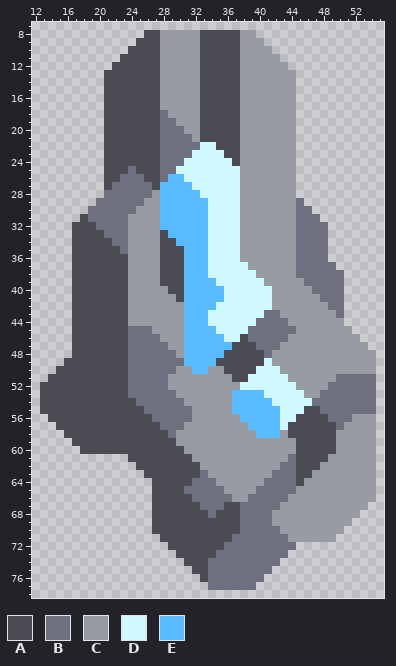
Sprite sheet: assets/sprites/units/genesis/weapons/align-primer.png. The picture above was drawn from the file before the commit.
The file is 66x90 pixels. Shown: x 12..55, y 7..78.
Palette (. is transparent): A #4a4b53  B #6e7080  C #989aa4  D #cff9ff  E #59bbff
Pixels before, first column x 13:
 8 .............AACCCCCAAAAACC...............
 9 ............AAACCCCCAAAAACCC..............
10 ...........AAAACCCCCAAAAACCCC.............
11 ..........AAAAACCCCCAAAAACCCCC............
12 .........AAAAAACCCCCAAAAACCCCCC...........
13 ........AAAAAAACCCCCAAAAACCCCCCC..........
14 ........AAAAAAACCCCCAAAAACCCCCCC..........
15 ........AAAAAAACCCCCAAAAACCCCCCC..........
16 ........AAAAAAACCCCCAAAAACCCCCCC..........
17 ........AAAAAAACCCCCAAAAACCCCCCC..........
18 ........AAAAAAABCCCCAAAAACCCCCCC..........
19 ........AAAAAAABBCCCAAAAACCCCCCC..........
20 ........AAAAAAABBBCCAAAAACCCCCCC..........
21 ........AAAAAAABBBBCAAAAACCCCCCC..........
22 ........AAAAAAABBBBBDDAAACCCCCCC..........
23 ........AAAAAAABBBBDDDDAACCCCCCC..........
24 ........AAAAAAABBBDDDDDDACCCCCCC..........
25 ........AAABAAABBDDDDDDDDCCCCCCC..........
26 ........AABBBAABEEDDDDDDDCCCCCCC..........
27 ........ABBBBBAEEEEDDDDDDCCCCCCC..........
28 ........BBBBBBCEEEEEDDDDDCCCCCCC..........
29 .......BBBBBBCCEEEEEEDDDDCCCCCCCB.........
30 ......BBBBBBCCCEEEEEEDDDDCCCCCCCBB........
31 .....ABBBBBCCCCEEEEEEDDDDCCCCCCCBBB.......
32 ....AAABBBBCCCCEEEEEEDDDDCCCCCCCBBBB......
33 ....AAAABBBCCCCAEEEEEDDDDCCCCCCCBBBB......
34 ....AAAAABBCCCCAAEEEEDDDDCCCCCCCBBBB......
35 ....AAAAAABCCCCAAAEEEDDDDCCCCCCCBBBB......
36 ....AAAAAAACCCCAAAEEEDDDDCCCCCCCBBBB......
37 ....AAAAAAACCCCAAAEEEDDDDDCCCCCCBBBBB.....
38 ....AAAAAAACCCCAAAEEEDDDDDDCCCCCBBBBBB....
39 ....AAAAAAACCCCAAAEEEEDDDDDDCCCCCBBBBB....
40 ....AAAAAAACCCCCAAEEEEEDDDDDDCCCCCBBBB....
41 ....AAAAAAACCCCCCAEEEEEDDDDDDCCCCCCBBB....
42 ....AAAAAAACCCCCCCEEEEDDDDDDDCCCCCCCBB....
43 ....AAAAAAACCCCCCCEEEDDDDDDDBBCCCCCCCB....
44 ....AAAAAAACCCCCCCEEEDDDDDDBBBBCCCCCCC....
45 ....AAAAAAABBBCCCCEEEEDDDDBBBBBBCCCCCCC...
46 ....AAAAAAABBBBCCCEEEEEDDABBBBBCCCCCCCCC..
47 ....AAAAAAABBBBBCCEEEEEEAAABBBCCCCCCCCCCC.
48 ....AAAAAAABBBBBBCEEEEEAAAAABCCCCCCCCCCCCC
49 ...AAAAAAAABBBBBBBEEEEAAAAAADCCCCCCCCCCCCC
50 ..AAAAAAAAABBBBBBCCEECCAAAADDDCCCCCCCCCCCC
51 .AAAAAAAAAABBBBBCCCCCCCCAADDDDDCCCCCCBBBBB
52 AAAAAAAAAAABBBBBCCCCCCCCCDDDDDDDCCCCBBBBBB
53 AAAAAAAAAAABBBBBBCCCCCCCEEEEDDDDDCCBBBBBBB
54 AAAAAAAAAAAABBBBBBCCCCCCEEEEEDDDDDBBBBBBBB
55 AAAAAAAAAAAAABBBBBBCCCCCEEEEEEDDDAABBBBBBB
56 .AAAAAAAAAAAAABBBBBCCCCCCEEEEEDDAAAABBBCCC
57 ..AAAAAAAAAAAAABBBCCCCCCCCEEEEDAAAAAABCCCC
58 ...AAAAAAAAAAAAABCCCCCCCCCCEEECAAAAAACCCCC
59 ....AAAAAAAAAAAAACCCCCCCCCCCCCCCAAAAACCCCC
60 .....AAAAAAAAAAAAACCCCCCCCCCCCCCAAAAACCCCC
61 ...........AAAAAAAACCCCCCCCCCCCBAAAACCCCCC
62 ............AAAAAAAACCCCCCCCCCBBAAACCCCCCC
63 .............AAAAAAABCCCCCCCCBBBAACCCCCCCC
64 ..............AAAAABBBCCCCCCBBBBACCCCCCCCC
65 ..............AAAABBBBBCCCCBBBBBCCCCCCCCCC
66 ..............AAAAABBBBBCCBBBBBCCCCCCCCCCC
67 ..............AAAAAABBBAABBBBBCCCCCCCCCCC.
68 ..............AAAAAAABAAABBBBCCCCCCCCCCC..
69 ..............AAAAAAAAAAABBBBCCCCCCCCCC...
70 ..............AAAAAAAAAAABBBBBCCCCCCCC....
71 ...............AAAAAAAAABBBBBBBCCCCCC.....
72 ................AAAAAAABBBBBBBBB..........
73 .................AAAAABBBBBBBBB...........
74 ..................AAABBBBBBBBB............
75 ...................AABBBBBBBB.............
76 ....................ABBBBBBB..............
77 .....................BBBBBB...............
After the commit:
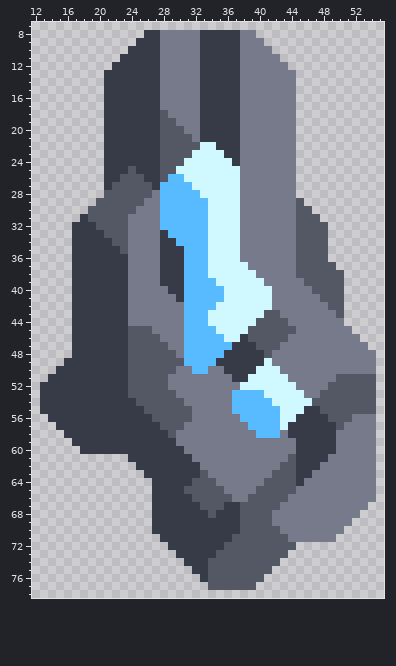
Difference:
colour A: #4a4b53 -> #373b47
colour B: #6e7080 -> #545764
colour C: #989aa4 -> #777a8a
Where, in picture pixels (left, top, right, bottom), the same in both pictures:
changed: (40, 30, 376, 590)
